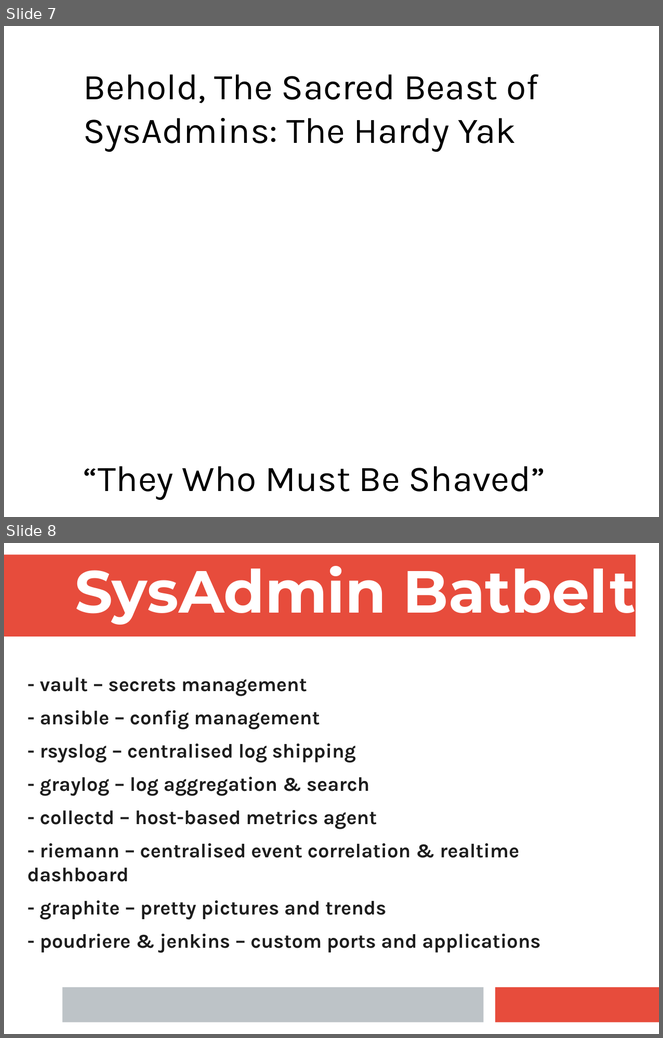
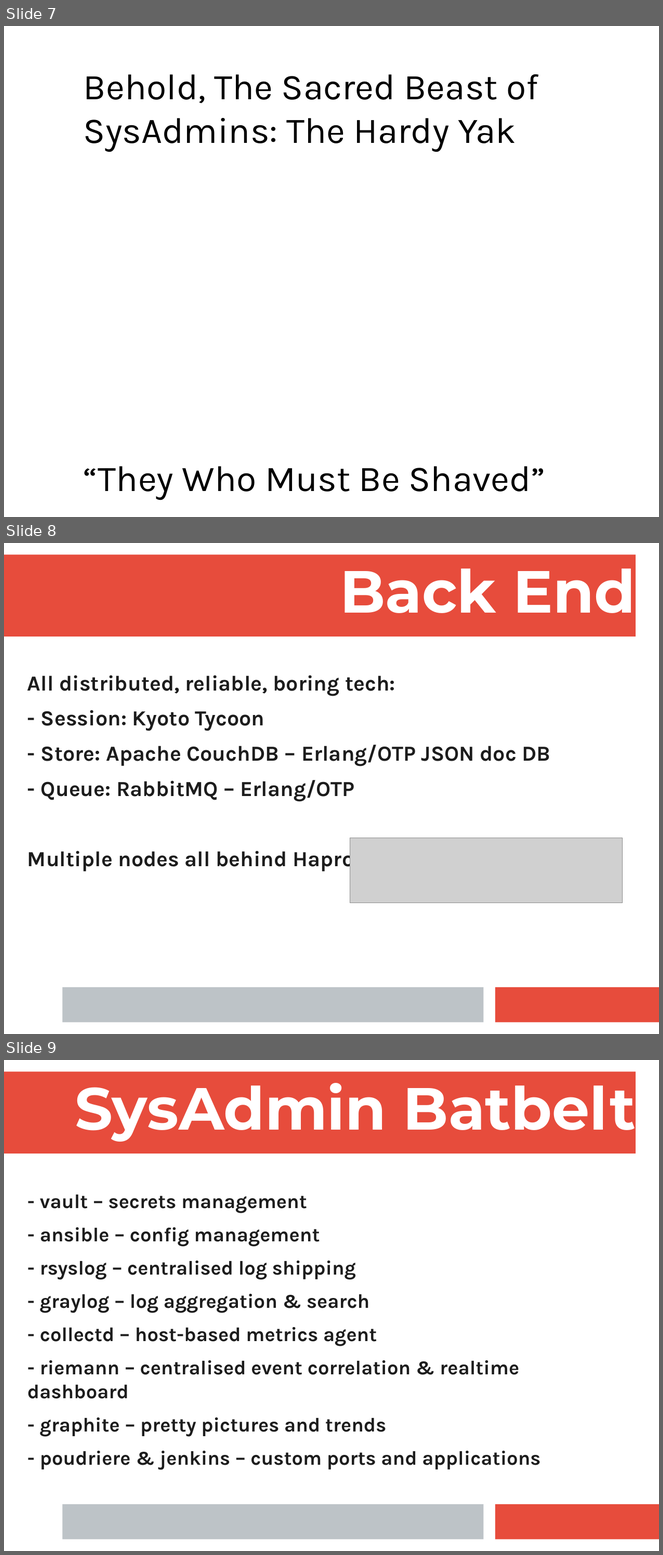
Before and after one commit to dch/bsdcan2017, a slide deck: fm2m.odp. Shown one above the other, each under a label of ours: slides 7 and 8 before the commit, slides 7, 8 and 9 after it. The pictures are 663x1038 and 663x1555 pixels, drawn with LibreOffice and Linux fonts; fonts in the diff are those of the drawing; grey boxes stand for pictures; background and template pictures are left out. Boxes give left, top, right and bottom in pixels: in the first picture for what was removed or moved away, otherwise in the second. Text is boxed around its words. In the diff, an @@ line names an element or a change of style, - is before the commit and + after.

```diff
--- a/fm2m.odp
+++ b/fm2m.odp
@@ slide 8 added at bbox=[4, 543, 659, 1034], background #FFFFFF; not listed: 3 template elements that a slide beside it also shows @@
@@ title added at bbox=[340, 568, 636, 613], 72 pt, text #FFFFFF, bold @@
+Back End
@@ text added at bbox=[27, 675, 551, 872], 26 pt, text #1C1C1C, bold @@
+All distributed, reliable, boring tech:
+- Session: Kyoto Tycoon
+- Store: Apache CouchDB – Erlang/OTP JSON doc DB
+- Queue: RabbitMQ – Erlang/OTP
+Multiple nodes all behind Haproxy
@@ picture added at bbox=[350, 838, 623, 903] @@
@@ what was slide 8 is now slide 9 @@
```
Also in this commit, not shown: 1 slide changed.
